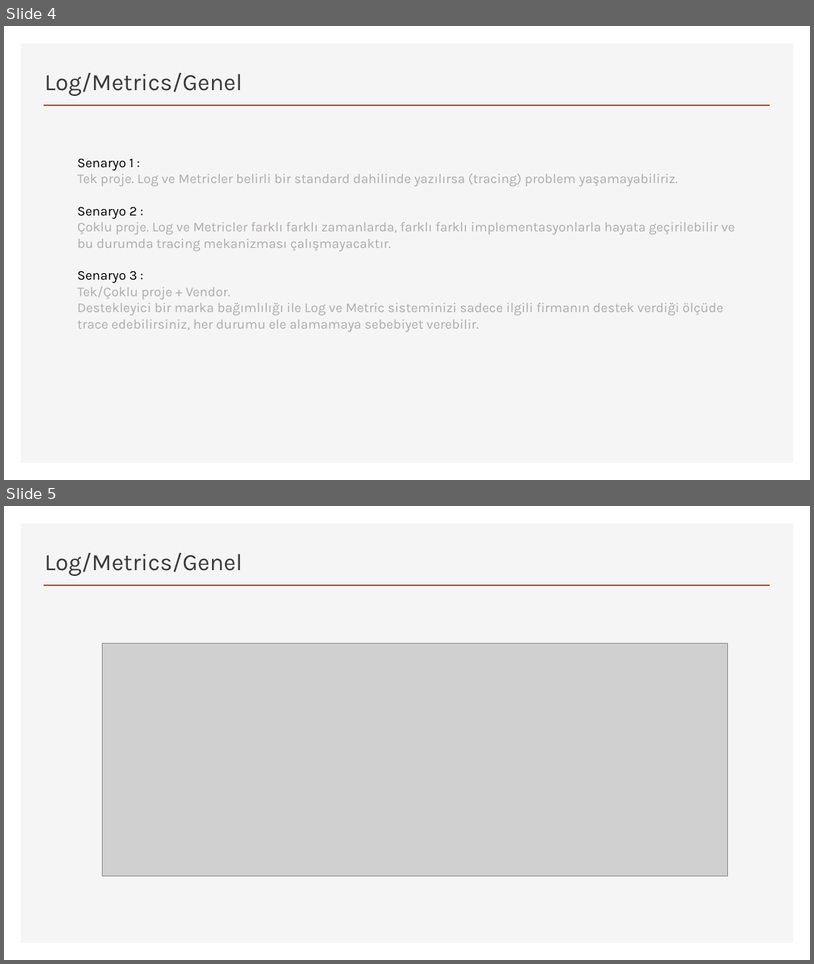
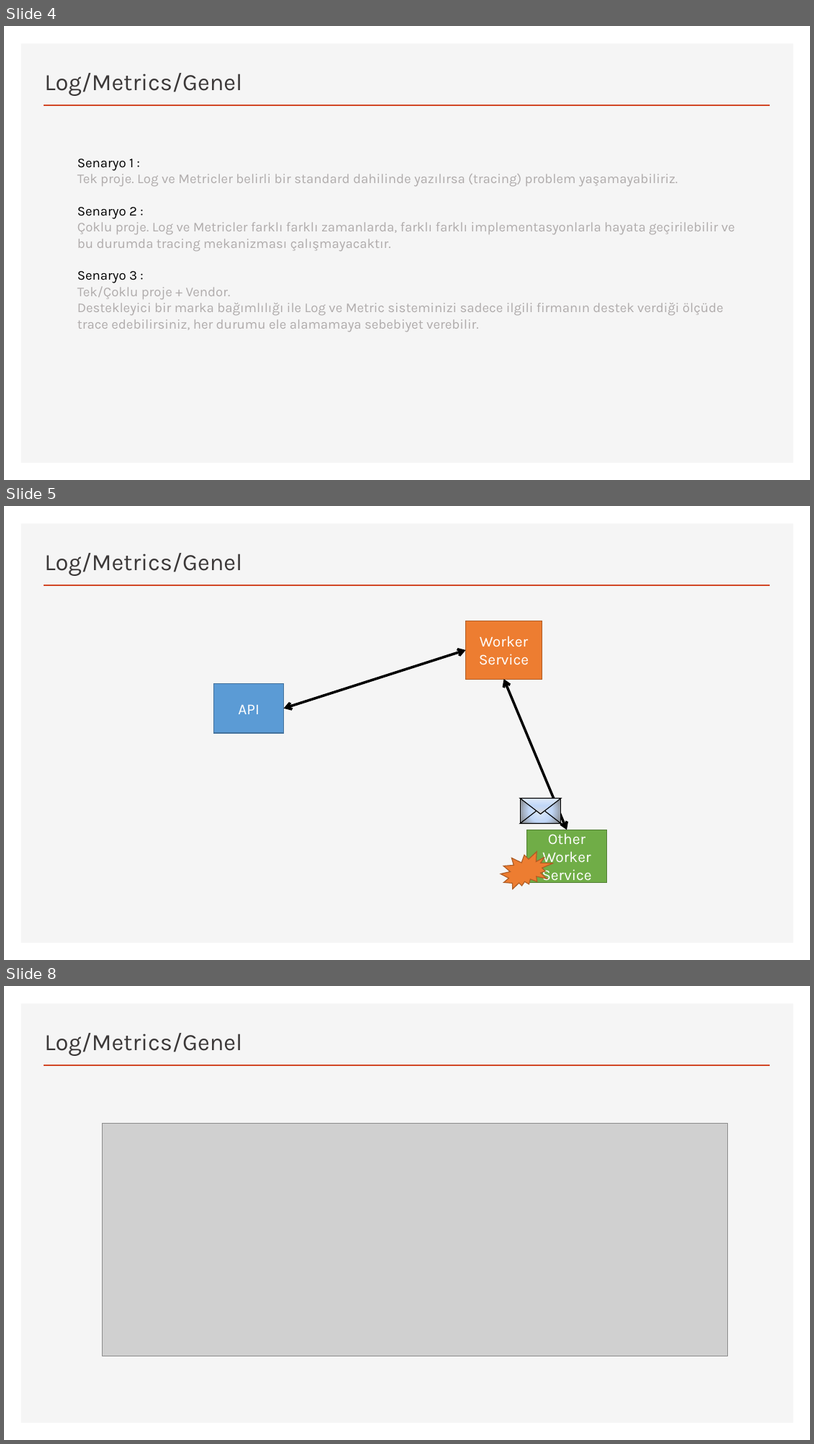
Before and after one commit to kenankalfa/DistributedTracing, a slide deck: Distributed Tracing Pattern.pptx. Shown one above the other, each under a label of ours: slides 4 and 5 before the commit, slides 4, 5 and 8 after it; the slides between them are not shown. The pictures are 814x964 and 814x1444 pixels, drawn with LibreOffice and Linux fonts; fonts in the diff are those of the drawing; grey boxes stand for pictures. Boxes give left, top, right and bottom in pixels: in the first picture for what was removed or moved away, otherwise in the second. Text is boxed around its words. In the diff, an @@ line names an element or a change of style, - is before the commit and + after.

```diff
--- a/Distributed Tracing Pattern.pptx
+++ b/Distributed Tracing Pattern.pptx
@@ slide 5 added at <box>4,506,810,960</box>, background #FFFFFF; not listed: 2 template elements that a slide beside it also shows @@
@@ title added at <box>44,553,242,576</box>, 28 pt, text #3B3838 @@
+Log/Metrics/Genel
@@ rectangle added at <box>466,621,543,679</box>, fill #ED7D31, outline #AF5C24 1 pt, 18 pt, text #FFFFFF @@
+Worker Service
@@ double arrow added from (284, 708) to (466, 650), #000000 3 pt @@
@@ rectangle added at <box>214,684,283,733</box>, fill #5B9BD5, outline #43739E 1 pt, 18 pt, text #FFFFFF @@
+API
@@ double arrow added from (504, 679) to (567, 830), #000000 3 pt @@
@@ rectangle added at <box>521,798,562,824</box>, fill gradient #E1EBFB to #C2D8F8 to #808080, outline #000000 1 pt @@
@@ triangle added at <box>521,807,562,823</box>, outline #000000 1 pt @@
@@ triangle added at <box>521,798,562,814</box>, fill gradient #E1EBFB to #C2D8F8 to #D9D9D9, outline #000000 1 pt @@
@@ rectangle added at <box>527,830,607,883</box>, fill #70AD47, outline #538035 1 pt, 18 pt, text #FFFFFF @@
+Other Worker Service
@@ irregular seal added at <box>502,852,554,889</box>, fill #ED7D31, outline #AF5C24 1 pt @@
@@ what was slide 5 is now slide 8 @@
```
Also in this commit, not shown: 3 other slides added.
